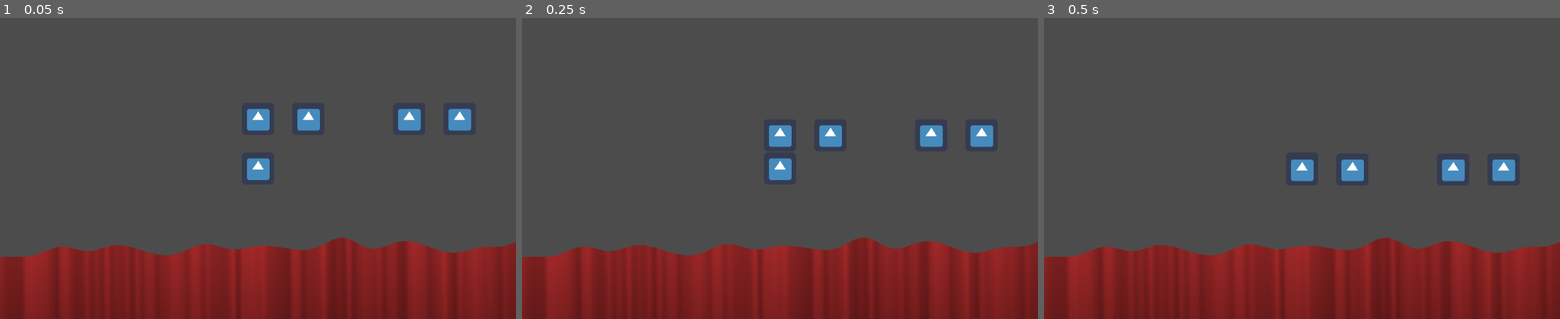
Above: before the commit, frames 1-3 (left to right).
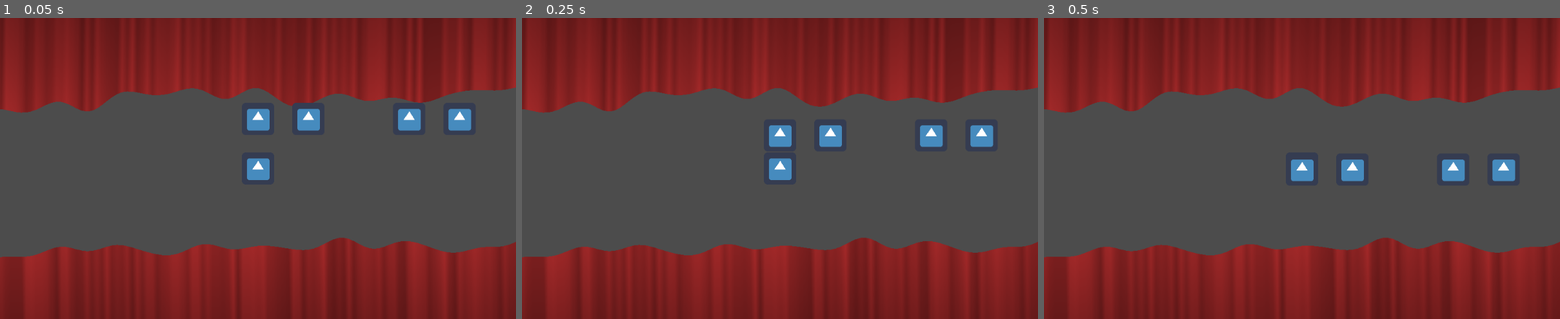
Above: after the commit, the same moments.

Repository: tokkoro/ggj23-juuret
Game: Godot game, scene res://Maailma.tscn
The game is run twice, just before and just after one commit, with the same random seed, the same clock (stepped at 60 frames per second) and the same inputs. The engine's default icon, where the game draws it, is replaced by a stand-in: a white triangle on a blue panel in a dark square.
Inputs:
- Up to frame 1 (0.05 s): no input
- Up to frame 2 (0.25 s): no input
- Up to frame 3 (0.5 s): no input

The runs differ from the first frame. In frame 1, 27% of the frame differs, in the area x 0-100%, y 0-32%; in frame 2, 27%; in frame 3, 27%.

Commit message:
Generate top ground, paramterize generation

Diff:
--- a/terrain/terraingen-node.tscn
+++ b/terrain/terraingen-node.tscn
@@ -4,9 +4,3 @@
 
 [node name="terraingen" type="Node2D"]
 script = ExtResource( 1 )
-
-[node name="terrain_mesh" type="MeshInstance2D" parent="."]
-
-[node name="terrain_body" type="StaticBody2D" parent="."]
-
-[node name="poly" type="CollisionPolygon2D" parent="terrain_body"]
--- a/terrain/terraingen.gd
+++ b/terrain/terraingen.gd
@@ -7,7 +7,38 @@
 # var b = "text"
 
 func generate_terrain():
-	genterrain(1280, 500, 150, rand_range(0, 1e16));
+	var terrain_old = get_node_or_null("terrain")
+	if terrain_old:
+		print("Remove old terrain")
+		terrain_old.name = "terrain_old" # Has to be renamed to avoid having two "terrain" nodes at the same time
+		terrain_old.queue_free()
+
+	print("Generate new terrain root")
+
+	var ground_width = 1280
+	var ground_offset = 150
+	var ground_height = 500
+
+	var terrain_node = Node2D.new()
+	terrain_node.name = "terrain"
+
+	genterrain(
+		terrain_node,
+		ground_width,
+		ground_height,
+		ground_offset,
+		rand_range(0, 1e16)
+	)
+
+	genterrain(
+		terrain_node,
+		ground_width,
+		-ground_height,
+		-ground_offset,
+		rand_range(0, 1e16)
+	)
+
+	add_child(terrain_node)
 
 # Called when the node enters the scene tree for the first time.
 func _ready():
@@ -29,7 +60,7 @@
 	var color: Color
 
 
-func genterrain(width: float, height: float, offset: float, seed_v: float):
+func genterrain(root: Node2D, width: float, height: float, offset: float, seed_v: float):
 	print("Generate terrain!");
 
 	var sc: float = 100;
@@ -103,11 +134,17 @@
 	var arr_mesh = ArrayMesh.new()
 	arr_mesh.add_surface_from_arrays(Mesh.PRIMITIVE_TRIANGLES, arrs)
 
-	get_node("terrain_mesh").mesh = arr_mesh
+	var mesh_node = MeshInstance2D.new()
+	mesh_node.mesh = arr_mesh
+	root.add_child(mesh_node)
 
 	var col = PoolVector2Array();
 	for gp in ground_points:
 		col.append(gp.p);
 	col.append(Vector2(ground_points.back().p.x, offset + height));
 	col.append(Vector2(ground_points.front().p.x, offset + height));
-	get_node("terrain_body/poly").polygon = col;
+	var body = StaticBody2D.new();
+	var body_shape = CollisionPolygon2D.new();
+	body_shape.polygon = col;
+	body.add_child(body_shape)
+	root.add_child(body)
